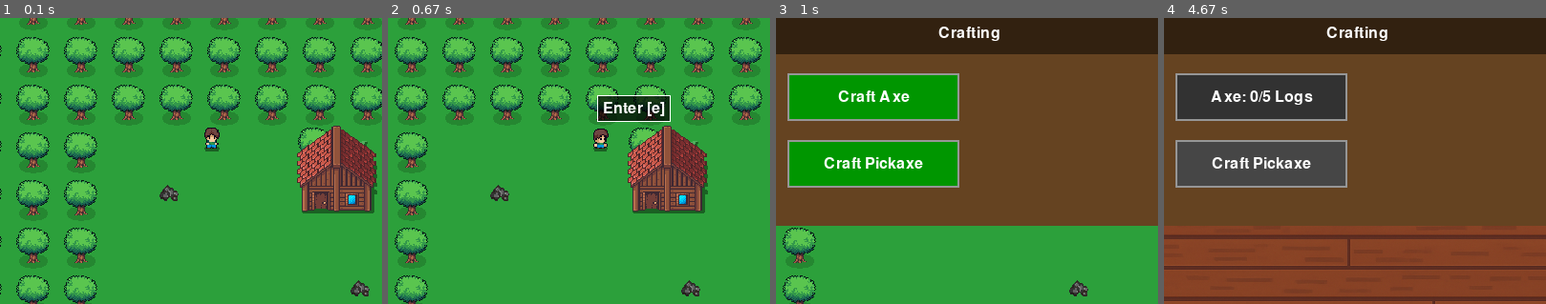
Above: before the commit, frames 1-4 (left to right).
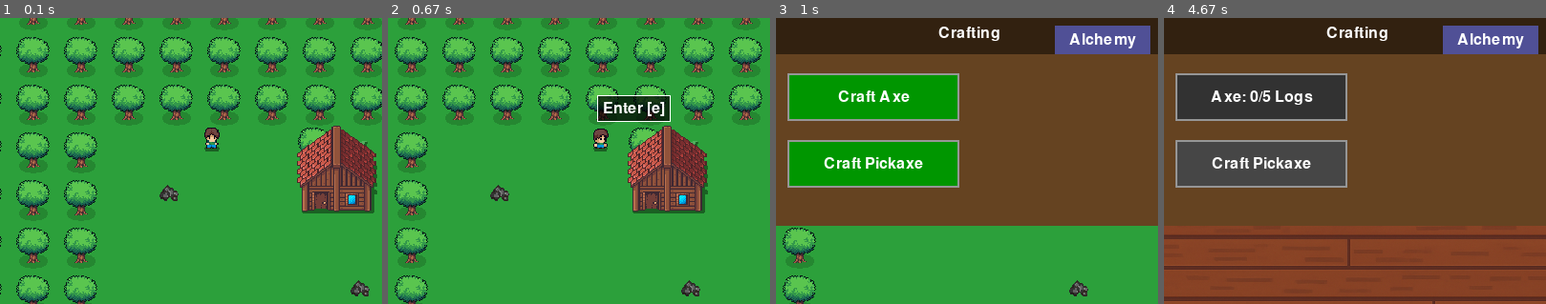
Above: after the commit, the same moments.

Repository: Woodmatthewj522/2DPyGame1
Game: pygame game, started from PythonApplication1/PythonApplication1.py
Two runs of this game, one before a commit and one after it. Both use one fixed random seed, a clock stepped at 60 frames per second and the inputs below.
Inputs (mouse positions are % of the whole screen's width and height, from its top left):
- Up to frame 1 (0.1 s): no input
- Up to frame 2 (0.67 s): hold D from 0.33 s (still down)
- Up to frame 3 (1 s): release D at 0.8 s; tap C at 0.83 s
- Up to frame 4 (4.67 s): click "Craft Pickaxe" at 1.22 s; tap I at 1.57, 3.07, 3.37, 4.4 s; click (47, 45) at 1.88 s; tap E at 2.67 s; tap C at 3.15, 4.48 s
The pictures show only the part of the screen within x 25-75%, y 32-82%; the shares and areas given below are measured in that part.

Frames 1-2 are identical in both runs. In frame 3, 2.5% of the frame differs, in the area x 73-98%, y 2-13%; in frame 4, 2.5%.

Commit message:
touch up

Diff:
--- a/PythonApplication1/PythonApplication1.py
+++ b/PythonApplication1/PythonApplication1.py
@@ -88,6 +88,7 @@
 # UI state
 show_inventory = False
 show_crafting = False
+show_alchemy = False
 show_equipment = False
 is_crafting = False
 crafting_timer = 0
@@ -110,6 +111,7 @@
 # Crafting button rects
 axe_button_rect = None
 pickaxe_button_rect = None
+alchemy_tab_rect = None
 
 # --- HELPERS FOR COORDINATES ---
 def get_player_world_rect():
@@ -504,7 +506,11 @@
 
 def draw_crafting_panel(screen, assets, is_hovering):
     """Draws the crafting GUI with buttons for different items."""
-    global axe_button_rect, pickaxe_button_rect
+    global axe_button_rect, pickaxe_button_rect, alchemy_tab_rect
+
+    if show_alchemy:
+        draw_alchemy_panel(screen, assets)
+        return  # don’t draw regular crafting buttons
 
     panel_rect = pygame.Rect(CRAFTING_X, CRAFTING_Y, CRAFTING_PANEL_WIDTH, CRAFTING_PANEL_HEIGHT)
     pygame.draw.rect(screen, (101, 67, 33), panel_rect)
@@ -524,6 +530,14 @@
     pickaxe_button_rect = pygame.Rect(CRAFTING_X + gap, axe_button_rect.bottom + gap, button_width, button_height)
     req_logs_pickaxe = 10
 
+    # Alchemy Button
+    alchemy_tab_rect = pygame.Rect(CRAFTING_X + CRAFTING_PANEL_WIDTH - 120, CRAFTING_Y + 10, 100, 30)
+    pygame.draw.rect(screen, (80, 80, 150), alchemy_tab_rect)
+    alchemy_text = assets["small_font"].render("Alchemy", True, (255, 255, 255))
+    screen.blit(alchemy_text, alchemy_text.get_rect(center=alchemy_tab_rect.center))
+
+
+
     buttons = [
         (axe_button_rect, "axe", req_logs_axe, assets["axe_item"]),
         (pickaxe_button_rect, "pickaxe", req_logs_pickaxe, assets["pickaxe_item"])
@@ -531,7 +545,6 @@
 
     for rect, item_name, req_logs, item_obj in buttons:
         can_craft = log_count >= req_logs
-
         if is_crafting and item_to_craft and item_to_craft.name.lower() == item_name:
             progress = (crafting_timer / CRAFTING_TIME_MS) * 100
             text_to_display = f"Crafting... {int(progress)}%"
@@ -566,6 +579,20 @@
     equipped_weapon = equipment_slots.get("weapon")
     if equipped_weapon:
         screen.blit(pygame.transform.scale(equipped_weapon.image, (EQUIPMENT_SLOT_SIZE, EQUIPMENT_SLOT_SIZE)), weapon_slot_rect)
+
+
+def draw_alchemy_panel(screen, assets):
+    panel_rect = pygame.Rect(CRAFTING_X, CRAFTING_Y, CRAFTING_PANEL_WIDTH, CRAFTING_PANEL_HEIGHT)
+    pygame.draw.rect(screen, (70, 40, 90), panel_rect)  # purple-ish background
+    header_text = assets["small_font"].render("Alchemy", True, (255, 255, 255))
+    screen.blit(header_text, header_text.get_rect(centerx=panel_rect.centerx, top=CRAFTING_Y + 10))
+
+    # Example buttons inside alchemy
+    # You can expand this later with real potion recipes
+    potion_button_rect = pygame.Rect(CRAFTING_X + 20, CRAFTING_Y + 50, 150, 40)
+    pygame.draw.rect(screen, (100, 100, 200), potion_button_rect)
+    potion_text = assets["small_font"].render("Make Potion", True, (255, 255, 255))
+    screen.blit(potion_text, potion_text.get_rect(center=potion_button_rect.center))
 
 def draw_hud(screen, assets):
     """Draws the main HUD elements (icons)."""
@@ -685,9 +712,6 @@
         pygame.Rect(WIDTH-10, 0, 10, HEIGHT)  # right wall
     ]
 
-# The rest of the functions are unchanged from the previous version,
-# so they are not included in this code block for brevity.
-
 # --- MAIN GAME LOGIC ---
 def main():
     """Main game loop."""
@@ -739,6 +763,7 @@
                 elif event.key == pygame.K_c and not (is_chopping or is_crafting):
                     show_crafting = not show_crafting
                     show_inventory = show_equipment = False
+
                 elif event.key == pygame.K_r and not (is_chopping or is_crafting):
                     show_equipment = not show_equipment
                     show_inventory = show_crafting = False
@@ -840,6 +865,10 @@
                             print(f"Crafting a {item_to_craft.name}...")
                         else:
                             print("Not enough logs!")
+                    if event.type == pygame.MOUSEBUTTONDOWN:
+                        if event.button == 1:  # left click
+                            if alchemy_tab_rect and alchemy_tab_rect.collidepoint(mouse_pos):
+                                show_alchemy = True
                 # Equipment
                 if show_equipment:
                     weapon_slot_rect = pygame.Rect(EQUIPMENT_X + EQUIPMENT_GAP, EQUIPMENT_Y + 40 + EQUIPMENT_GAP,
@@ -933,10 +962,11 @@
                 stone_rects.append(stone_rect)
                 del chopped_stones[stone_rect_tuple]
 
-# Player movement
+        # --- Player Movement ---
         if not (show_inventory or show_crafting or show_equipment or is_chopping or is_mining):
             keys = pygame.key.get_pressed()
             dx, dy = handle_movement(keys)
+
             if current_level == "world":
                 new_player_world_rect = get_player_world_rect().move(dx, dy)
                 if not handle_collision(new_player_world_rect):
Binary file added: PythonApplication1/PotionB.png
Binary file added: PythonApplication1/PotionR.png
